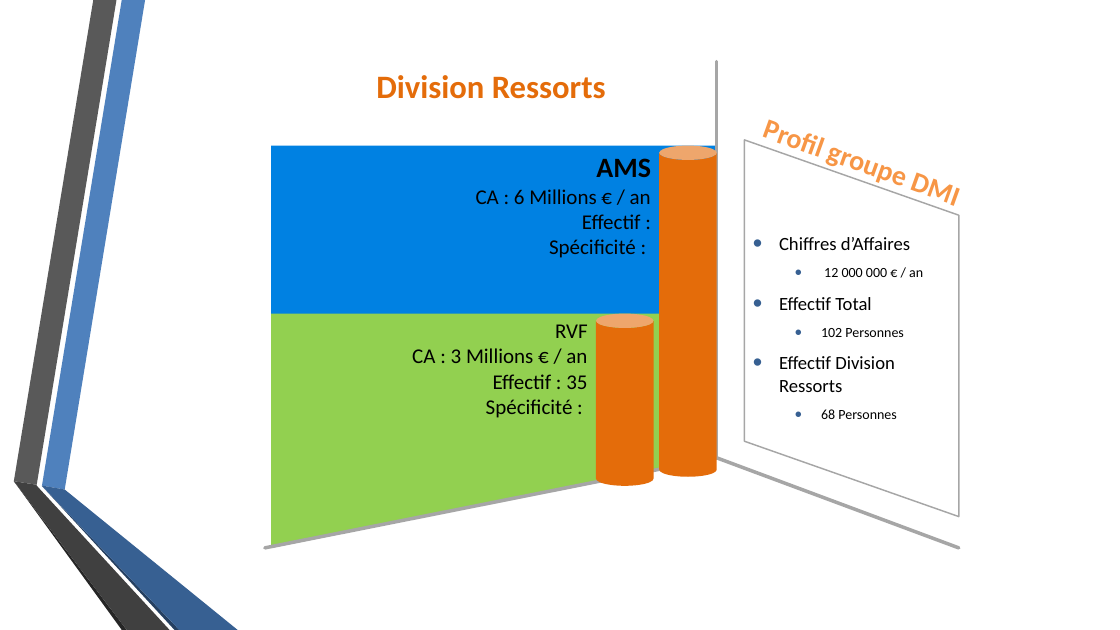
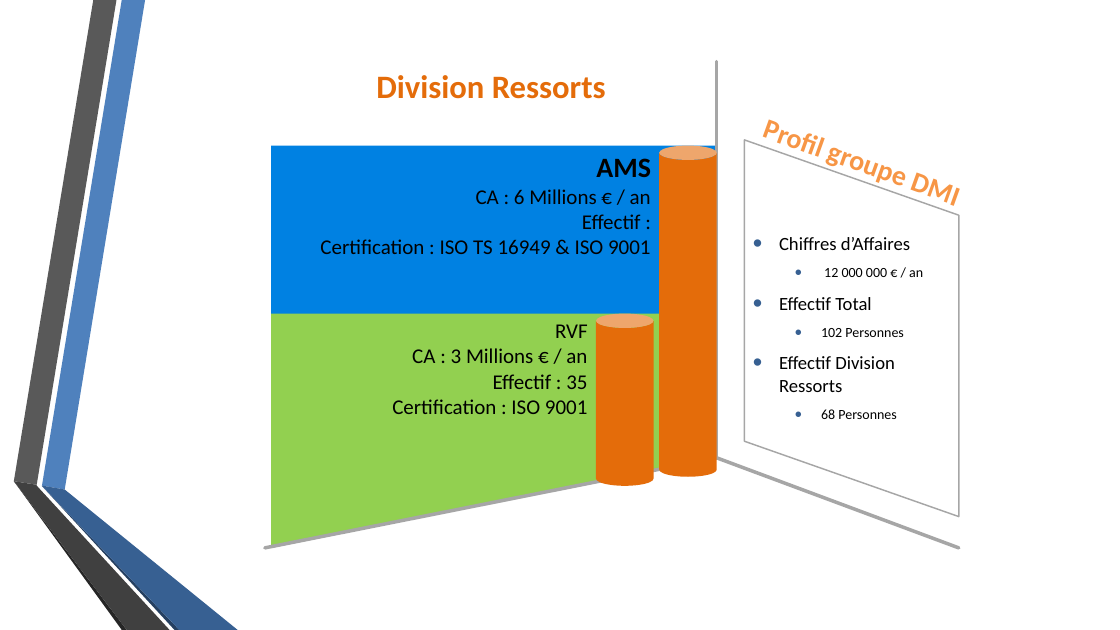
Before and after one commit to groupeDMI/Plaquettes_Groupe, a slide deck: slide 2 of plaquetteR_DMI.pptx. Drawn at 1120x630 pixels with LibreOffice and Linux fonts; fonts in the diff are those of the drawing; background and template pictures are left out. Boxes give left, top, right and bottom in pixels: in the first picture for what was removed or moved away, otherwise in the second. Text is boxed around its words. In the diff, an @@ line names an element or a change of style, - is before the commit and + after.

```diff
--- a/plaquetteR_DMI.pptx
+++ b/plaquetteR_DMI.pptx
@@ text at box(320, 239, 651, 254): text changed @@
-Spécificité :
+Certification : ISO TS 16949 & ISO 9001
@@ text at box(392, 399, 588, 414): text changed @@
-Spécificité :
+Certification : ISO 9001
```
Also in this commit, not shown: 2 slides added.
